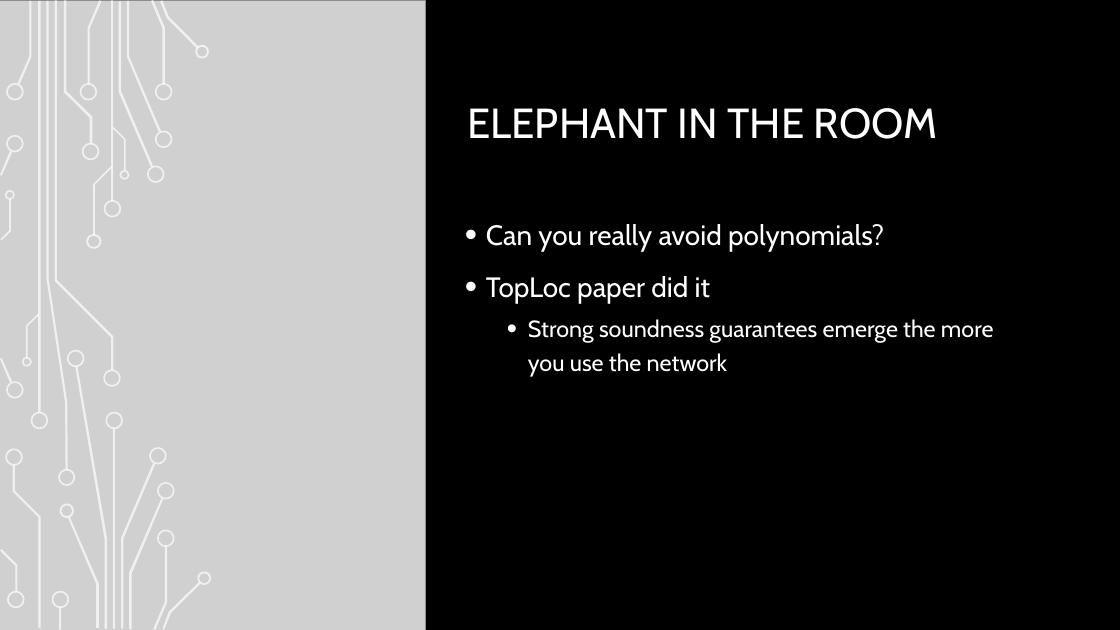
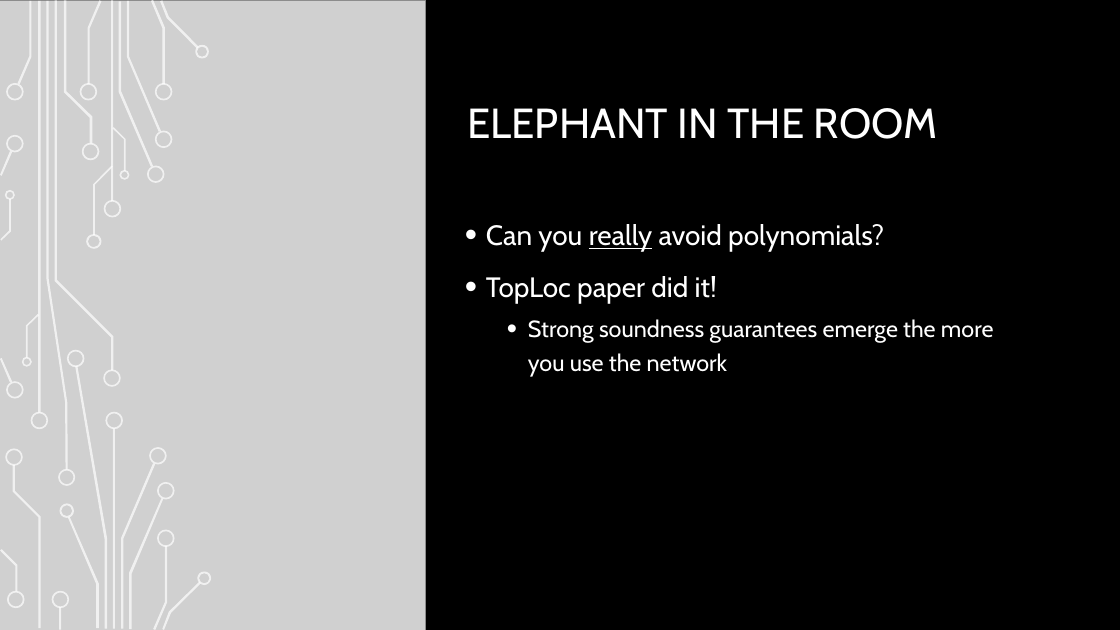
Before and after one commit to igorperic17/nomopoly, a slide deck: slide 5 of deck/zk-hack-berlin.pptx. Drawn at 1120x630 pixels with LibreOffice and Linux fonts; fonts in the diff are those of the drawing; grey boxes stand for pictures; background and template pictures are left out. Boxes give left, top, right and bottom in pixels: in the first picture for what was removed or moved away, otherwise in the second. Text is boxed around its words. In the diff, an @@ line names an element or a change of style, - is before the commit and + after.

```diff
--- a/deck/zk-hack-berlin.pptx
+++ b/deck/zk-hack-berlin.pptx
@@ text at bbox=[486, 224, 884, 252]: underline on in "really" @@
@@ text at bbox=[486, 276, 717, 304]: text changed @@
-• TopLoc paper did it
+• TopLoc paper did it!
```
Also in this commit, not shown: 4 other slides changed, 4 slides added, 25 other files.
